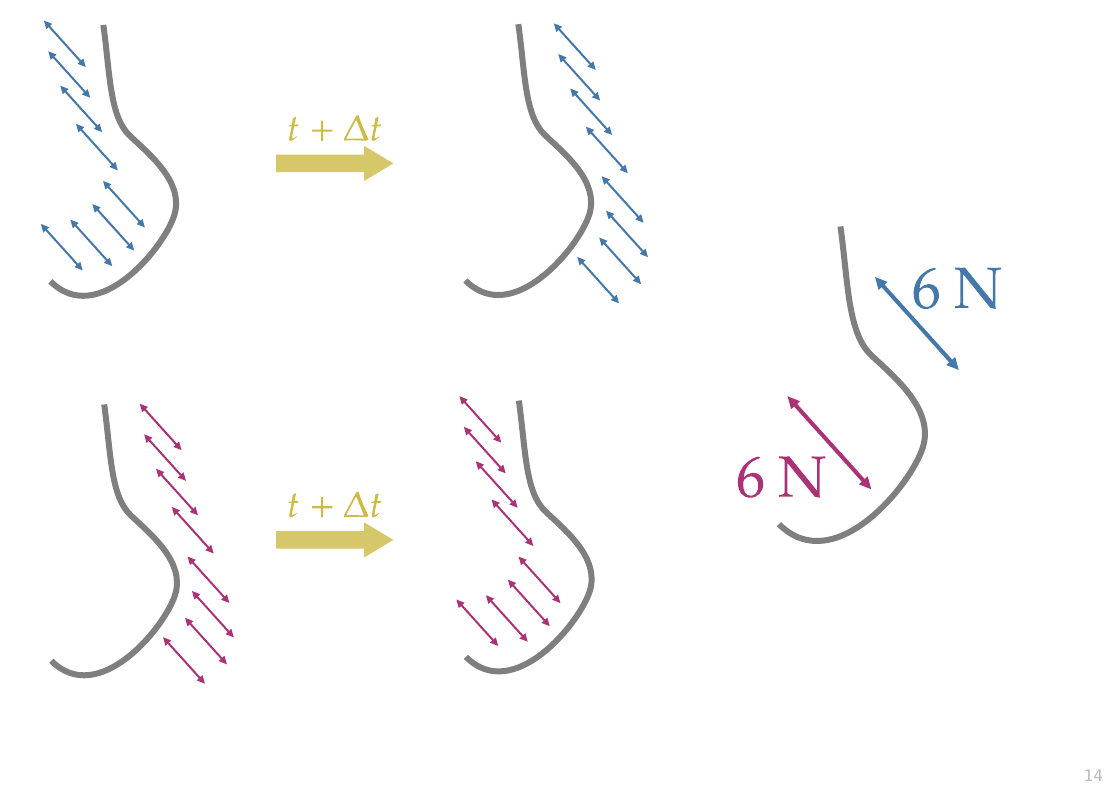
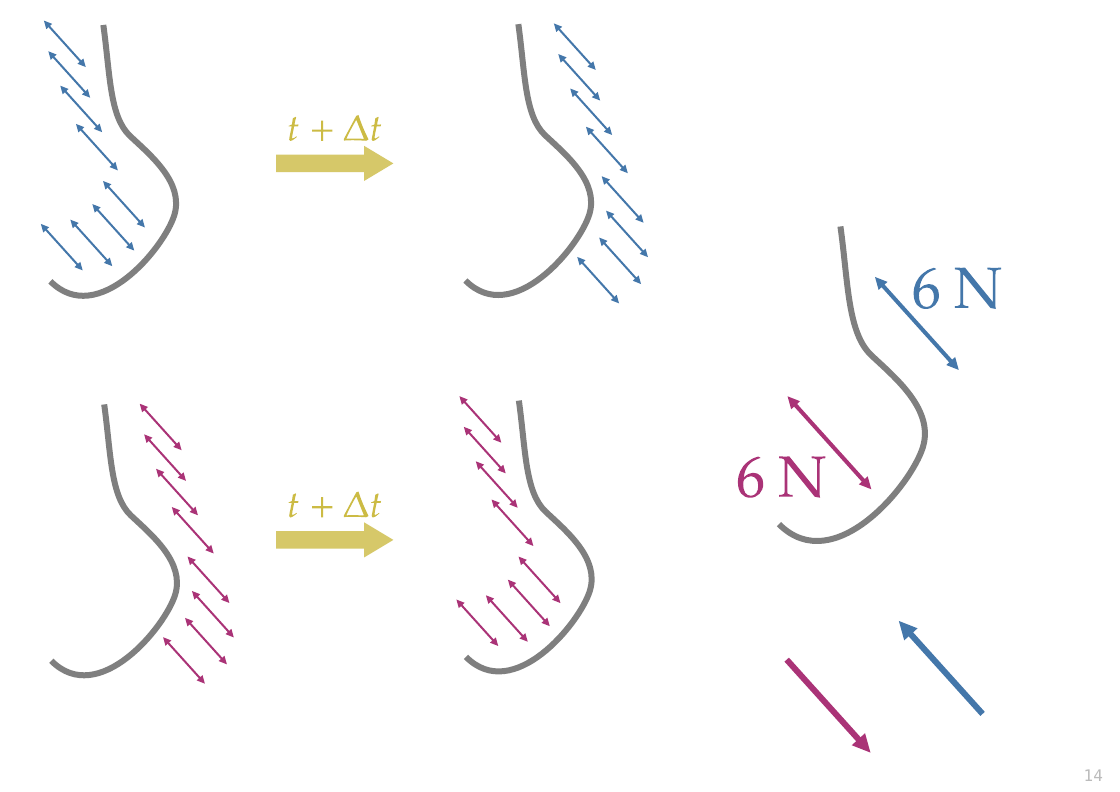
Before and after one commit to pglpm/7wonders, a slide deck: slide 14 of drawings.odp. Drawn at 1120x792 pixels with LibreOffice and Linux fonts; fonts in the diff are those of the drawing. Boxes give left, top, right and bottom in pixels: in the first picture for what was removed or moved away, otherwise in the second. Text is boxed around its words. In the diff, an @@ line names an element or a change of style, - is before the commit and + after.

```diff
--- a/drawings.odp
+++ b/drawings.odp
@@ arrow added from (983, 714) to (899, 621), #4477AA 4.51 pt @@
@@ arrow added from (787, 660) to (871, 753), #AA3377 4.51 pt @@
```
Also in this commit, not shown: 2 slides added, 1 slide removed, 6 other files.
